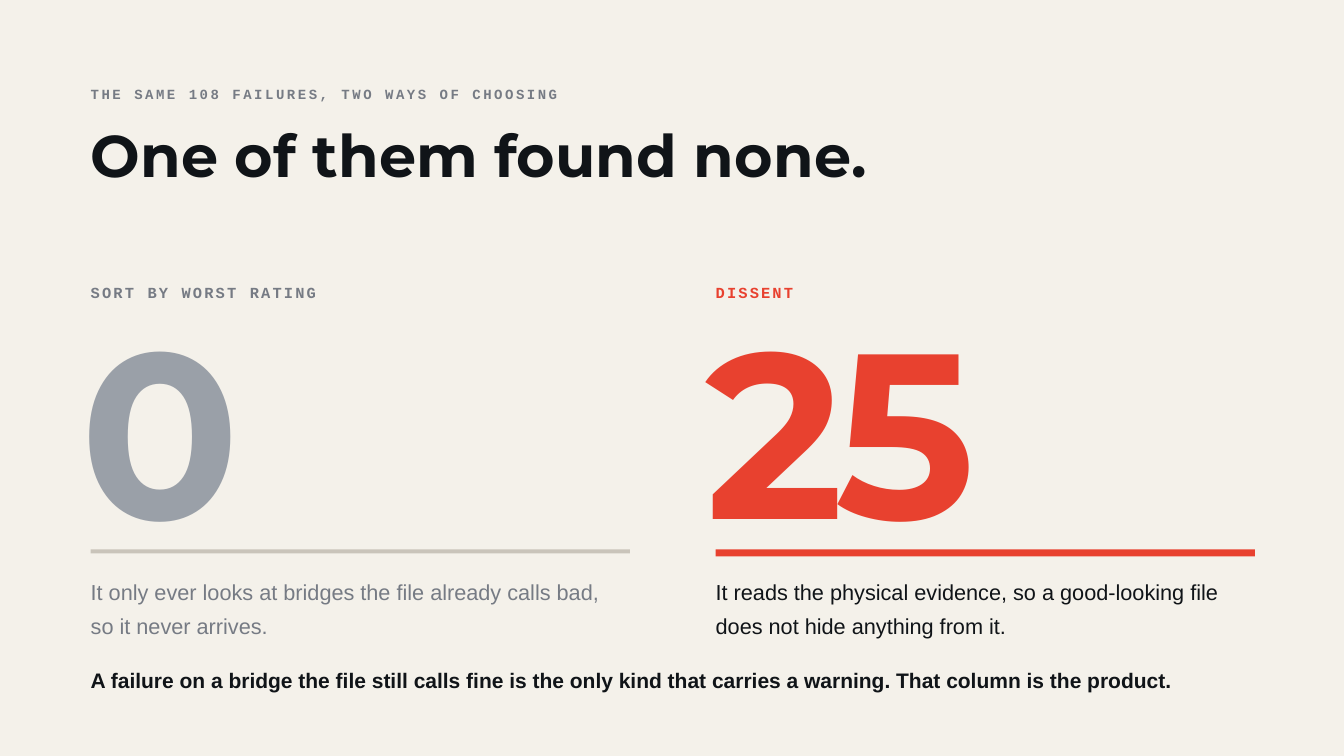
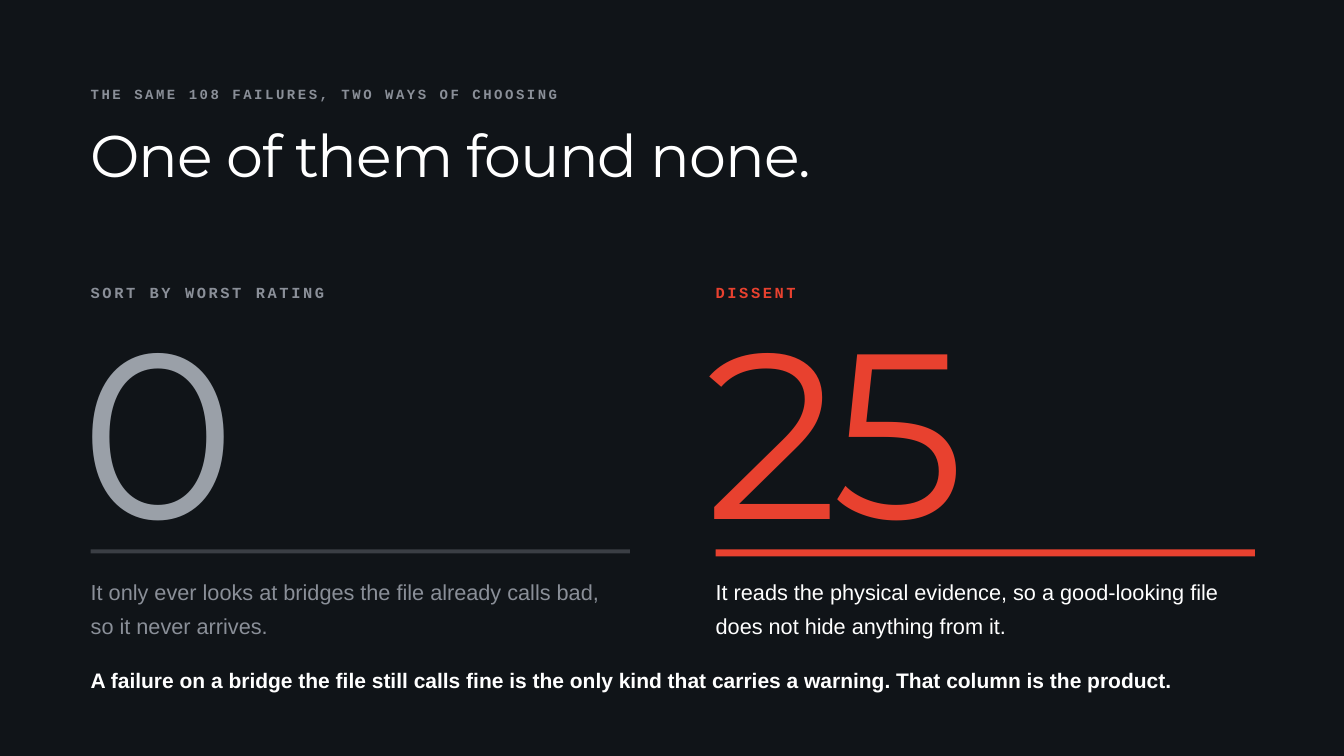
Before and after one commit to ArockiaRajamanickam/dissent, a slide deck: slide 11 of pitch/DISSENT_Nexus_Network.pptx. Drawn at 1344x756 pixels with LibreOffice and Linux fonts; fonts in the diff are those of the drawing. Boxes give left, top, right and bottom in pixels: in the first picture for what was removed or moved away, otherwise in the second. Text is boxed around its words. In the diff, an @@ line names an element or a change of style, - is before the commit and + after.

```diff
--- a/pitch/DISSENT_Nexus_Network.pptx
+++ b/pitch/DISSENT_Nexus_Network.pptx
@@ background #F4F1EA to #101418 @@
@@ text "THE SAME 108 FAILURES, TWO ..." at [91,89,557,102]: text colour #767B84 to #8A8F98 @@
@@ text "One of them found none." at [91,133,811,178]: text colour #101418 to #FFFFFF, letter spacing 0 to -0.8 pt, bold off @@
@@ text "0" at [81,291,237,553]: letter spacing -6 to -5 pt, bold off @@
@@ text "SORT BY WORST RATING" at [91,288,324,298]: text colour #767B84 to #8A8F98, letter spacing 1.5 to 1.8 pt @@
@@ text "25" at [706,291,966,557]: letter spacing -6 to -5 pt, bold off @@
@@ text "DISSENT" at [716,287,796,298]: letter spacing 1.5 to 1.8 pt @@
@@ rectangle at [91,549,630,554]: fill #C9C4BA to #3A3E44 @@
@@ text "It only ever looks at ..." at [91,584,599,605]: text colour #767B84 to #8A8F98 @@
@@ text "It reads the physical evidence, ..." at [716,584,1218,605]: text colour #101418 to #FFFFFF @@
@@ text "A failure on a bridge ..." at [91,672,1171,693]: text colour #101418 to #FFFFFF @@
```
Also in this commit, not shown: 13 other slides changed, 2 other files.
